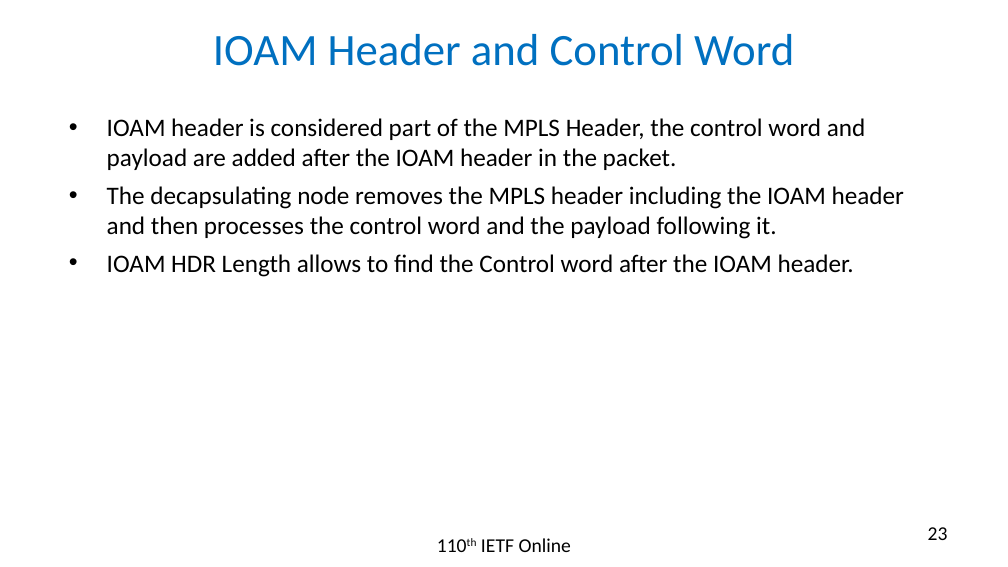
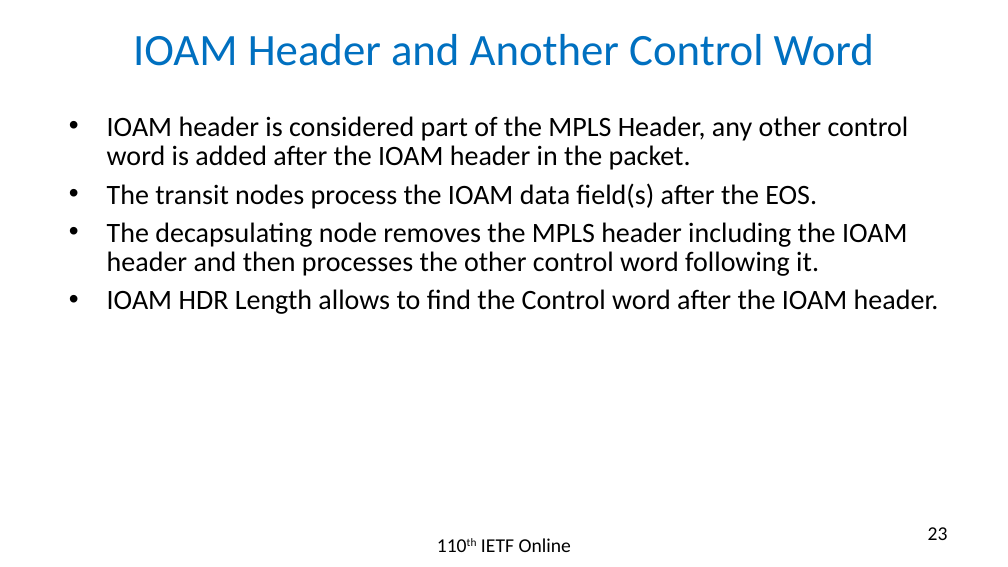
Before and after one commit to rakgandhi/ietf-slides, a slide deck: slide 23 of draft-gandhi-mpls-ioam-sr-05.pptx. Drawn at 1008x567 pixels with LibreOffice and Linux fonts; fonts in the diff are those of the drawing. Boxes give left, top, right and bottom in pixels: in the first picture for what was removed or moved away, otherwise in the second. Text is boxed around its words. In the diff, an @@ line names an element or a change of style, - is before the commit and + after.

```diff
--- a/draft-gandhi-mpls-ioam-sr-05.pptx
+++ b/draft-gandhi-mpls-ioam-sr-05.pptx
@@ title at (133, 34, 874, 66): text changed @@
-IOAM Header and Control Word
+IOAM Header and Another Control Word
@@ text at (107, 116, 909, 276): text changed; size 18 to 20 pt @@
-• IOAM header is considered part of the MPLS Header, the control word and payload are added after the IOAM header in the packet.
-• The decapsulating node removes the MPLS header including the IOAM header and then processes the control word and the payload following it.
+• IOAM header is considered part of the MPLS Header, any other control word is added after the IOAM header in the packet.
+• The transit nodes process the IOAM data field(s) after the EOS.
+• The decapsulating node removes the MPLS header including the IOAM header and then processes the other control word following it.
@@ text at (107, 289, 939, 314): size 18 to 20 pt in "IOAM HDR Length allows to find the ..." @@
```
Also in this commit, not shown: 10 other slides changed, 1 other file.
